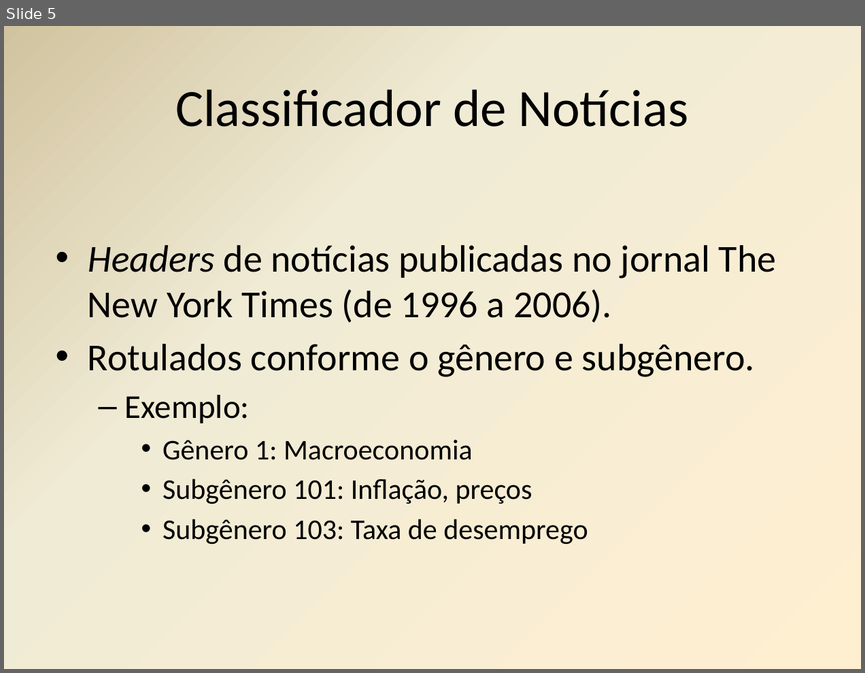
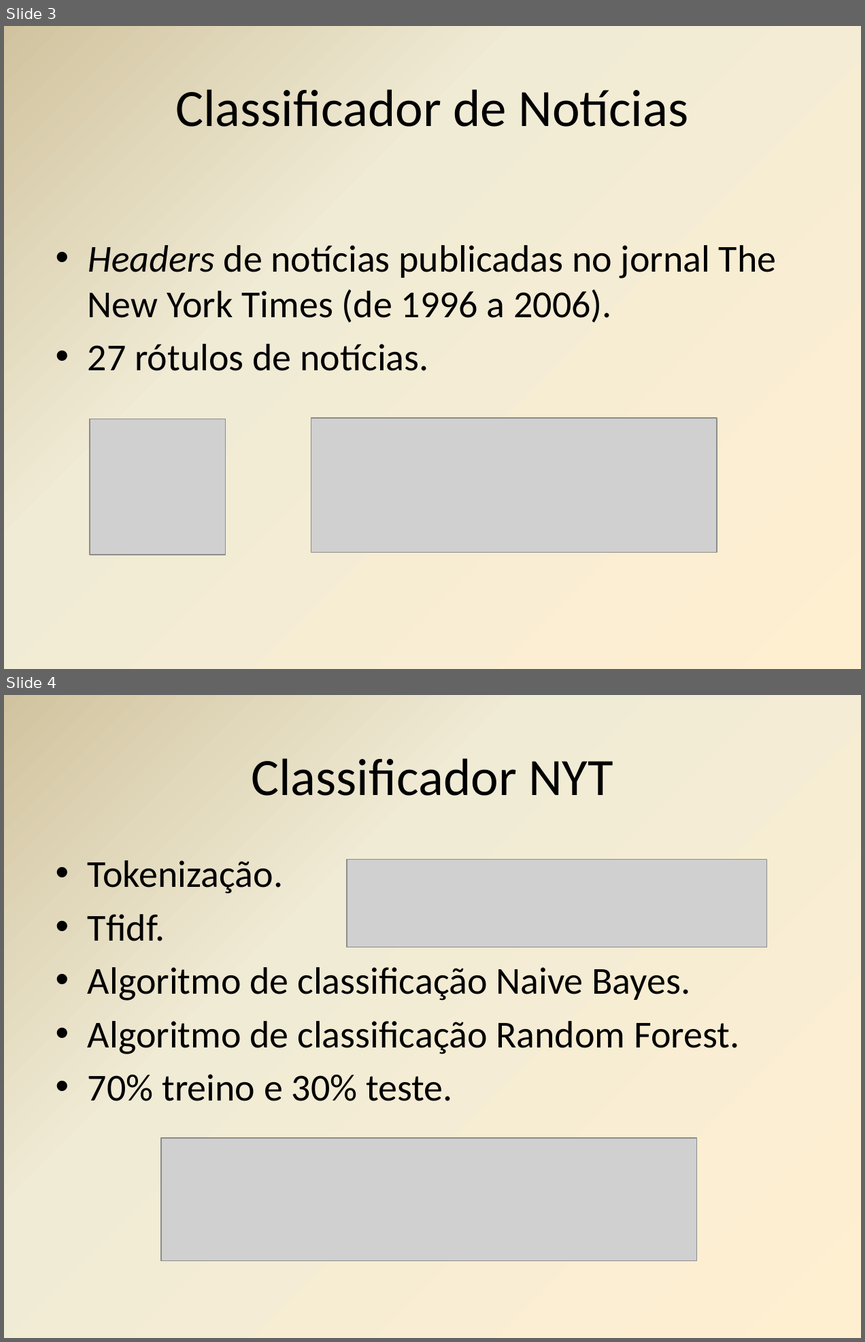
Before and after one commit to mmcastanho/python_kdd, a slide deck: Etapa1_Andre_Matheus.pptx. Shown one above the other, each under a label of ours: slide 5 before the commit, slides 3 and 4 after it. The pictures are 865x673 and 865x1342 pixels, drawn with LibreOffice and Linux fonts; fonts in the diff are those of the drawing; grey boxes stand for pictures. Boxes give left, top, right and bottom in pixels: in the first picture for what was removed or moved away, otherwise in the second. Text is boxed around its words. In the diff, an @@ line names an element or a change of style, - is before the commit and + after.

```diff
--- a/Etapa1_Andre_Matheus.pptx
+++ b/Etapa1_Andre_Matheus.pptx
@@ slide 4 added at [4,695,861,1338], background gradient #FFEFD1 to #F0EBD5 to #D1C39F @@
@@ title added at [251,758,613,796], 44 pt, text #000000 @@
+Classificador NYT
@@ text added at [88,860,739,1101], 32 pt, text #000000 @@
+• Tokenização.
+• Tfidf.
+• Algoritmo de classificação Naive Bayes.
+• Algoritmo de classificação Random Forest.
+• 70% treino e 30% teste.
@@ picture added at [347,860,766,947] @@
@@ picture added at [161,1138,696,1261] @@
@@ what was slide 5 is now slide 3 @@
@@ slide 3 changed as well @@
@@ text at [88,344,428,371]: text changed; size 24 to 32 pt @@
-• Rotulados conforme o gênero e subgênero.
-  – Exemplo:
-    • Gênero 1: Macroeconomia
-    • Subgênero 101: Inflação, preços
-    • Subgênero 103: Taxa de desemprego
+• 27 rótulos de notícias.
@@ picture added at [90,418,225,554] @@
@@ picture added at [311,418,716,552] @@
```
Also in this commit, not shown: 3 other slides changed, 5 other slides added, 5 slides removed, 3 other files.
